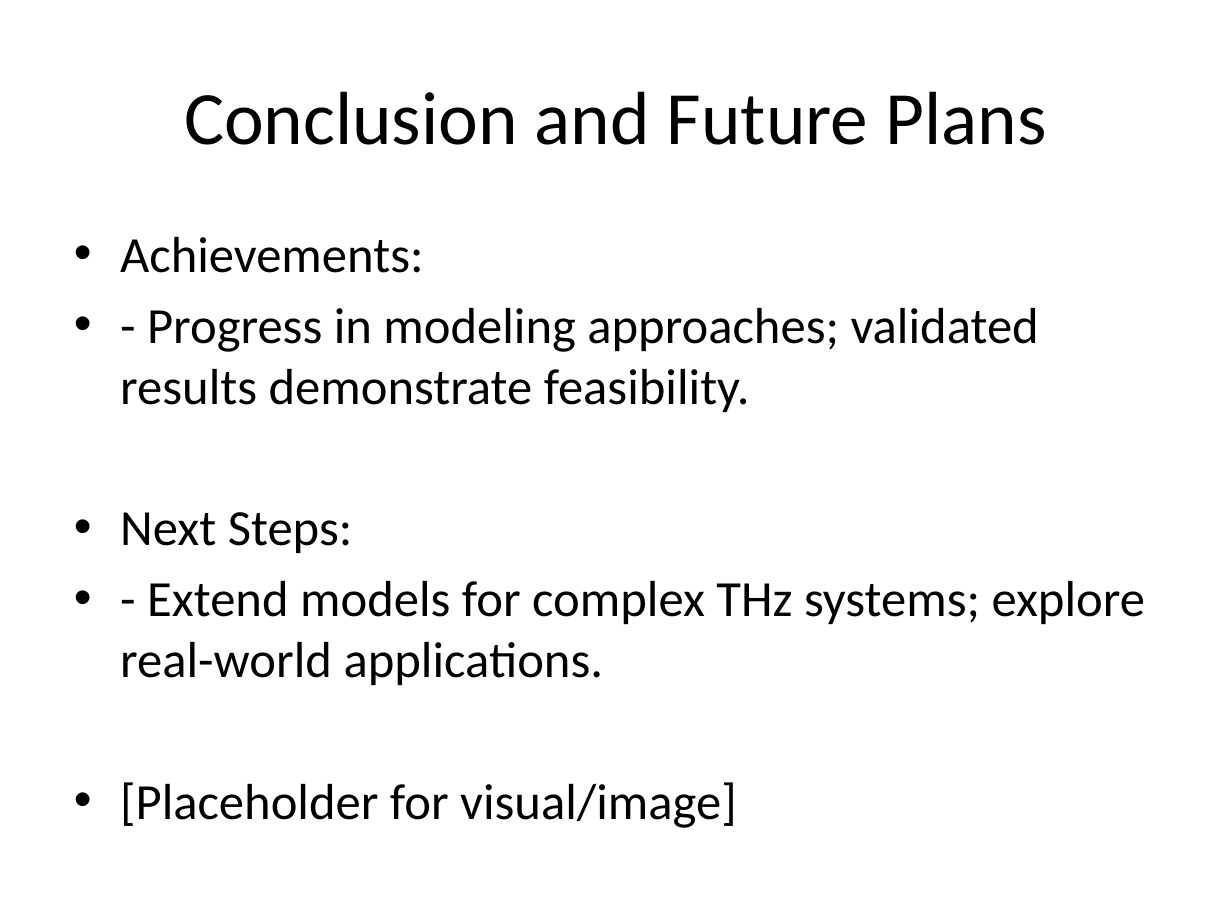
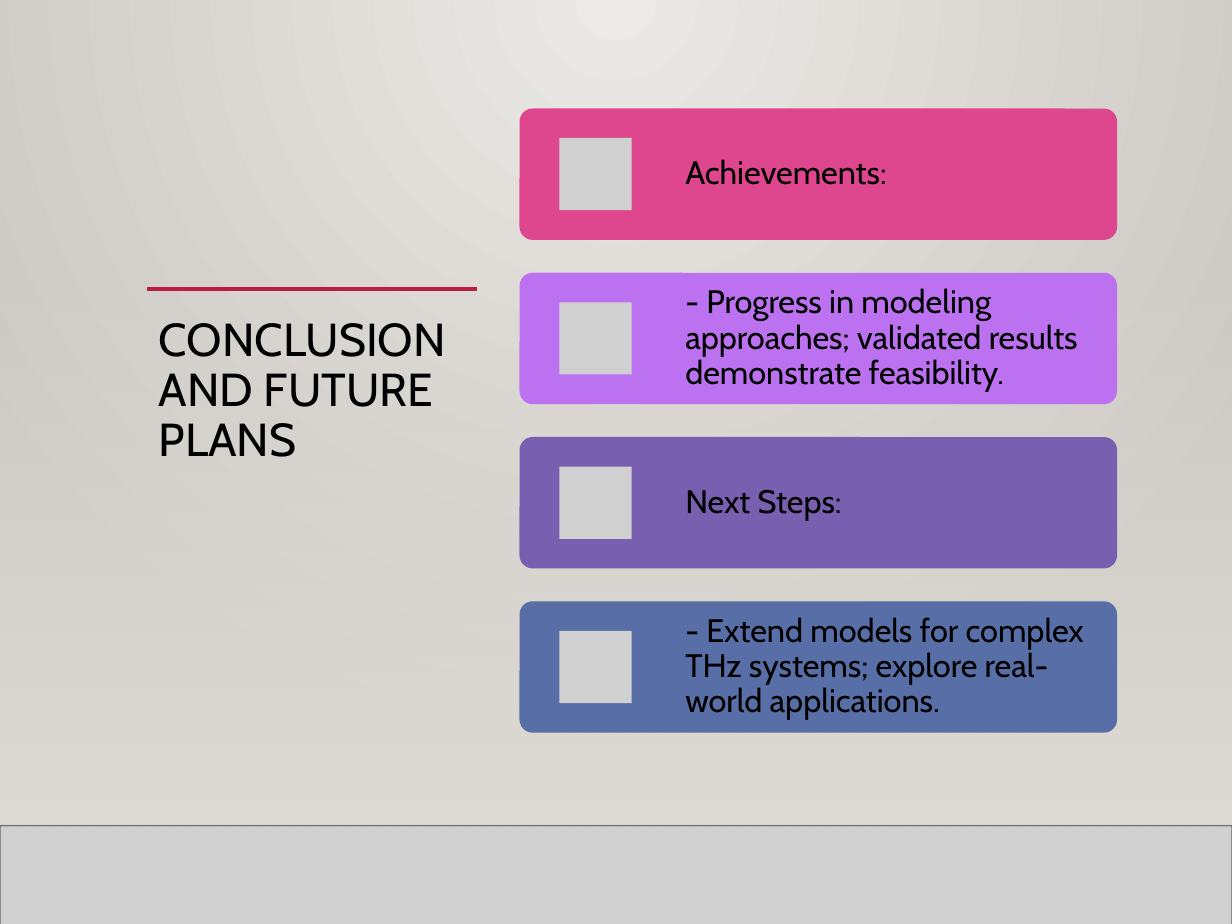
Before and after one commit to mohadmsm/4thyear, a slide deck: slide 7 of 4th/Final_project/status report/MohammedAlshuaili_20106181_Presentation.pptx. Drawn at 1232x924 pixels with LibreOffice and Linux fonts; fonts in the diff are those of the drawing; grey boxes stand for pictures; background and template pictures are left out. Boxes give left, top, right and bottom in pixels: in the first picture for what was removed or moved away, otherwise in the second. Text is boxed around its words. In the diff, an @@ line names an element or a change of style, - is before the commit and + after.

```diff
--- a/4th/Final_project/status report/MohammedAlshuaili_20106181_Presentation.pptx
+++ b/4th/Final_project/status report/MohammedAlshuaili_20106181_Presentation.pptx
@@ background #FFFFFF to gradient #ECEAE7 to #CAC7C1 @@
@@ rectangle added at [0,0,1232,924], fill gradient #ECEAE7 to #CAC7C1 @@
@@ text removed at [120,237,1145,828] @@
-• Achievements:
-• - Progress in modeling approaches; validated results demonstrate feasibility.
-• Next Steps:
-• - Extend models for complex THz systems; explore real-world applications.
-• [Placeholder for visual/image]
@@ line added from (195, 249) to (1080, 249), #B71E42 2.5 pt @@
@@ rectangle added at [0,271,1232,821], fill gradient #DFDBD5 @@
@@ rectangle added at [0,272,1232,825], fill gradient #DFDBD5 @@
@@ line added from (147, 290) to (477, 290), #B71E42 2.5 pt @@
@@ title "CONCLUSION AND FUTURE PLANS" at [159,323,446,457]: vertical alignment middle to top @@
@@ title at [159,323,446,457]: text changed; size 44 to 27 pt; font Calibri to Cabin @@
-Conclusion and Future Plans
+CONCLUSION AND FUTURE PLANS
@@ group added at [520,108,1117,733]: 4 rounded rectangles, 4 pictures, 4 texts @@
+Achievements:
+- Progress in modeling approaches; validated results demonstrate feasibility.
+Next Steps:
+- Extend models for complex THz systems; explore real-world applications.
@@ line added from (0, 822) to (1232, 822), #000001 1 pt @@
@@ picture added at [0,825,1232,924] @@
@@ line added from (0, 825) to (1232, 825), #000001 1 pt @@
```
Also in this commit, not shown: 4 other slides changed, 3 slides added, 2 slides removed.
